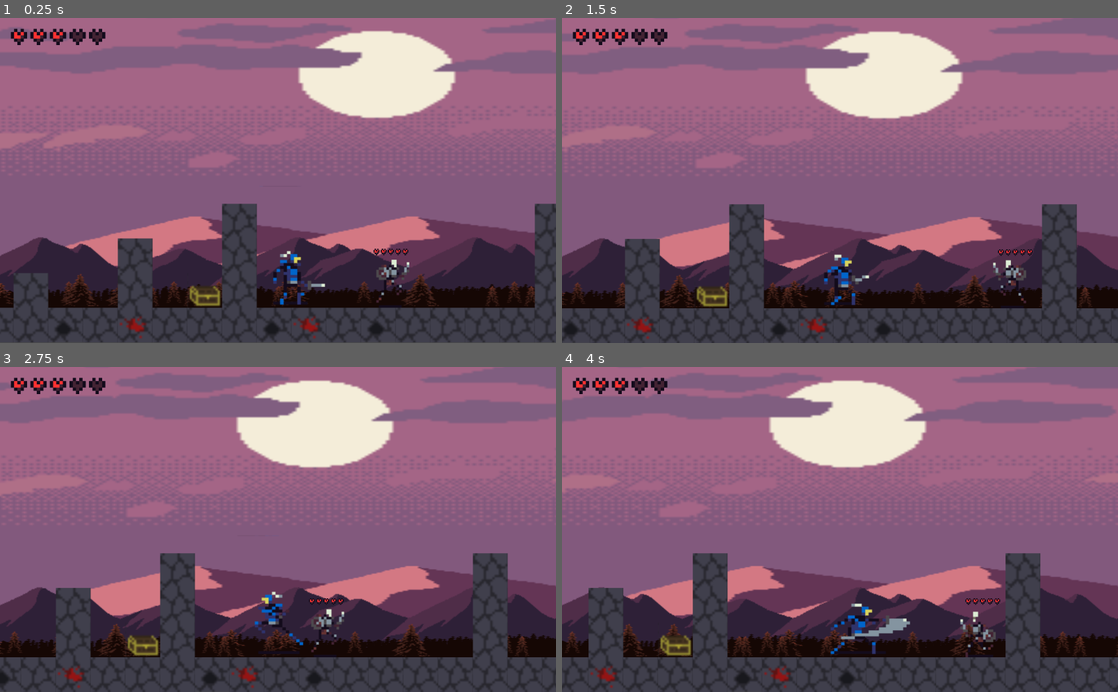
Above: before the commit, frames 1-4 (two rows, left to right).
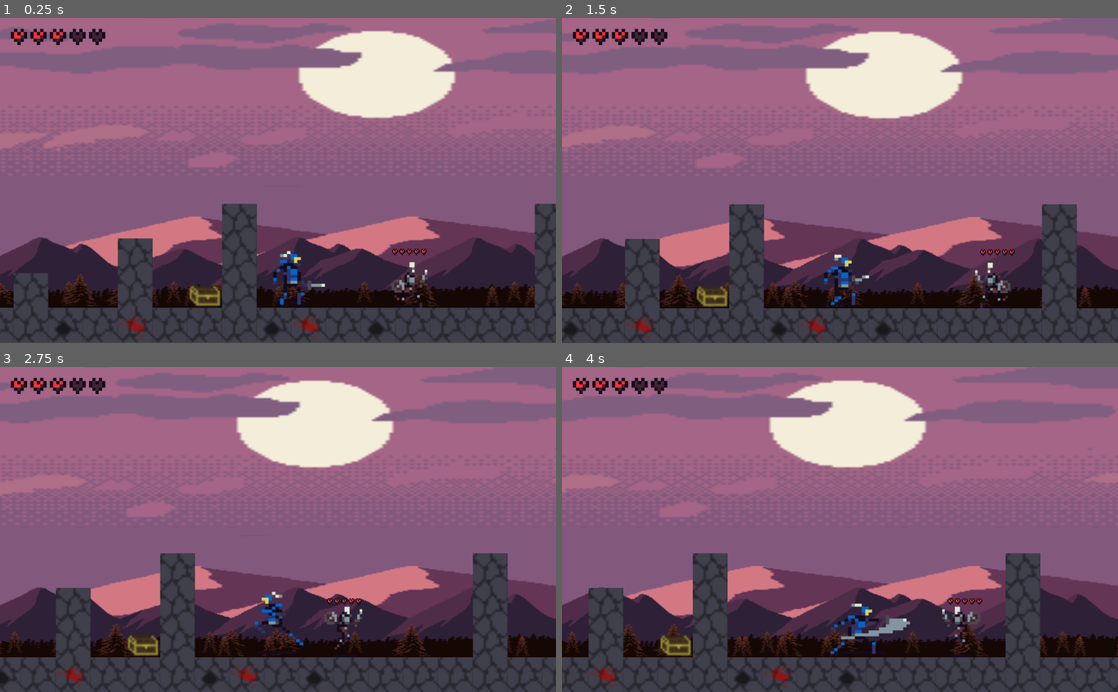
Above: after the commit, the same moments.

Repository: DEDaWil/game_heh
Game: Godot game, scene res://scenes/level.tscn
Two runs of this game, one before a commit and one after it. Both use one fixed random seed, a clock stepped at 60 frames per second and the inputs below.
Inputs (mouse positions are in pixels of both pictures, inside the frame that each line leads up to):
- Up to frame 1 (0.25 s): no input
- Up to frame 2 (1.5 s): move the mouse to (962, 164) at 0.52 s; hold D (player_right) from 0.53 s (still down); click (962, 164) at 0.6 s; tap W (player_up) at 0.77 s; move the mouse to (728, 196) at 1.27 s; click (728, 196) at 1.35 s
- Up to frame 3 (2.75 s): tap W (player_up) at 1.52 s; move the mouse to (333, 458) at 2.02 s; release D (player_right) at 2.03 s; hold A (player_left) from 2.03 s (still down); click (333, 458) at 2.1 s
- Up to frame 4 (4 s): move the mouse to (812, 594) at 2.77 s; release A (player_left) at 2.78 s; hold D (player_right) from 2.78 s (still down); click (812, 594) at 2.85 s; tap W (player_up) at 3.02, 3.77 s; move the mouse to (1006, 578) at 3.52 s; click (1006, 578) at 3.6 s

The runs differ from the first frame. In frame 1, 0.6% of the frame differs, in the area x 67-77%, y 70-90%; in frame 2, 0.6%; in frame 3, 0.5%; in frame 4, 0.6%.

Commit message:
fix some incorrect damage take logic of skeleton

Diff:
--- a/scripts/skeleton.gd
+++ b/scripts/skeleton.gd
@@ -1,6 +1,6 @@
 extends KinematicBody2D
 
-const constants = preload("res://scripts/core/consts.gd");
+const Consts = preload("res://scripts/core/consts.gd");
 
 # signals
 signal death
@@ -13,16 +13,15 @@
 
 # vars
 var velocity = Vector2()
-var direction = 1
+var direction = Consts.Direction.Left
+var attackedDirection = Consts.Direction.Left
 
 func _ready():
-	emit_signal("health_change")
+	$HealthBar.value = health
 
 func _physics_process(delta):
 	if health > 0:
-		if $Animation.current_animation == "TakingDamage":
-			print ("0")
-		elif is_on_floor():
+		if is_on_floor():
 			velocity.x = speed * direction
 			$Animation.play("Walk")
 	velocity.y += (gravity * delta)
@@ -35,13 +34,12 @@
 	$Sprite.flip_h = !$Sprite.flip_h
 
 func take_damage(damage, _direction):
-	velocity.x = speed * _direction
-	velocity.y = -200
+	attackedDirection = _direction
 	health -= damage
 	emit_signal("health_change")
 
 func _on_skeleton_death():
-	set_collision_layer_bit(constants.Layers.Enemy, false)
+	set_collision_layer_bit(Consts.Layers.Enemy, false)
 	velocity.x = 0
 	$Animation.play("Death")
 
@@ -53,4 +51,7 @@
 	else:
 		$Animation.stop()
 		$Animation.play("TakingDamage")
+		velocity.x = speed * attackedDirection
+		velocity.y = -200
+		velocity = move_and_slide(velocity, Vector2(0,-1))
 	$HealthBar.value = health
